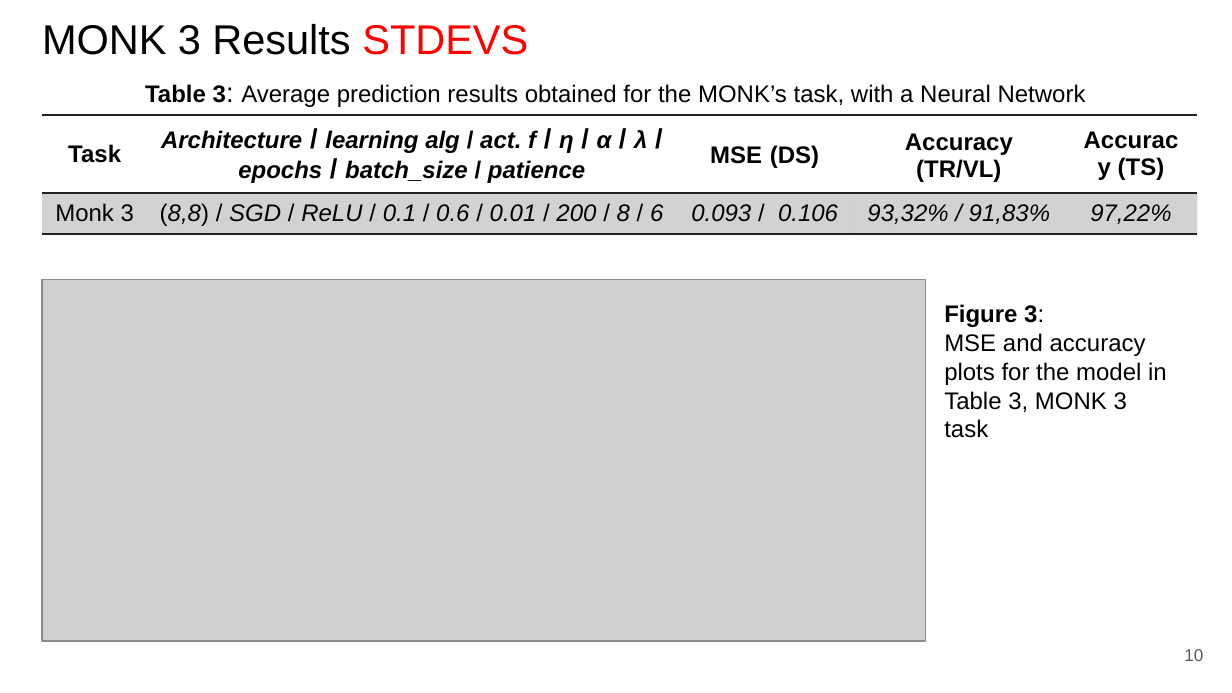
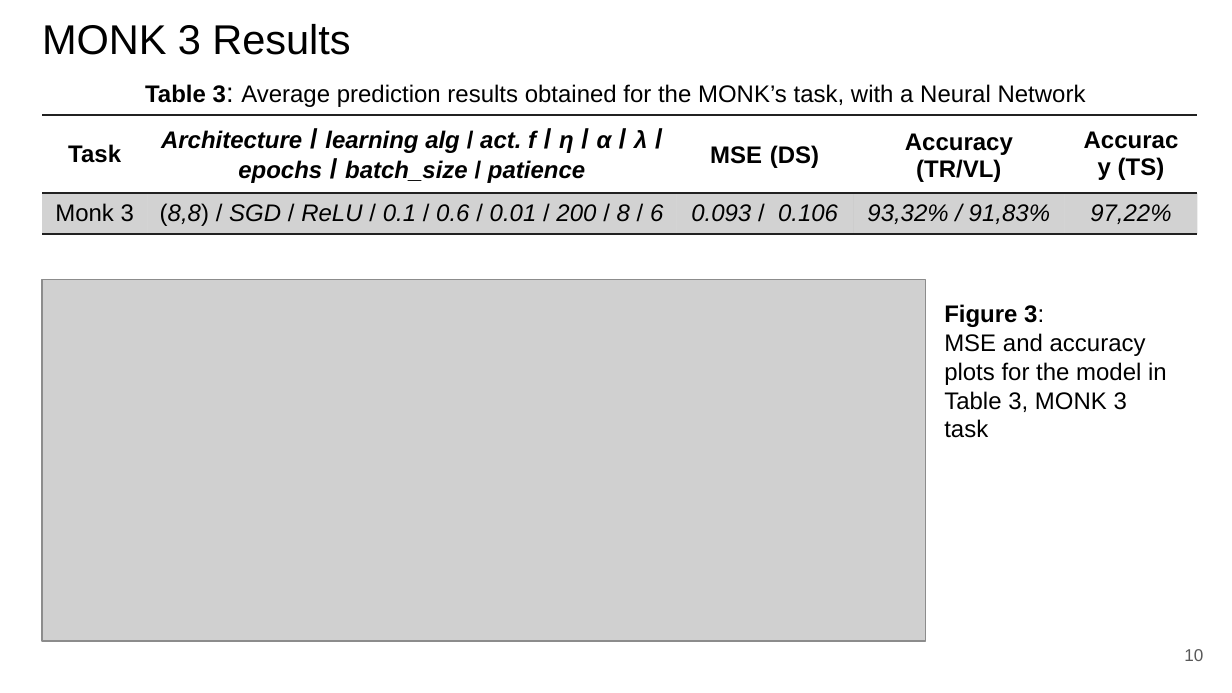
Before and after one commit to paolo-junior-mollica/machine-learning-project, a slide deck: slide 10 of relazione/ML-2023-PRJ-Slides-Demo.pptx. Drawn at 1232x693 pixels with LibreOffice and Linux fonts; fonts in the diff are those of the drawing; grey boxes stand for pictures. Boxes give left, top, right and bottom in pixels: in the first picture for what was removed or moved away, otherwise in the second. Text is boxed around its words. In the diff, an @@ line names an element or a change of style, - is before the commit and + after.

```diff
--- a/relazione/ML-2023-PRJ-Slides-Demo.pptx
+++ b/relazione/ML-2023-PRJ-Slides-Demo.pptx
@@ title at bbox=[42, 24, 350, 55]: text changed @@
-MONK 3 Results STDEVS
+MONK 3 Results
```
Also in this commit, not shown: 10 other slides changed, 1 slide added.
